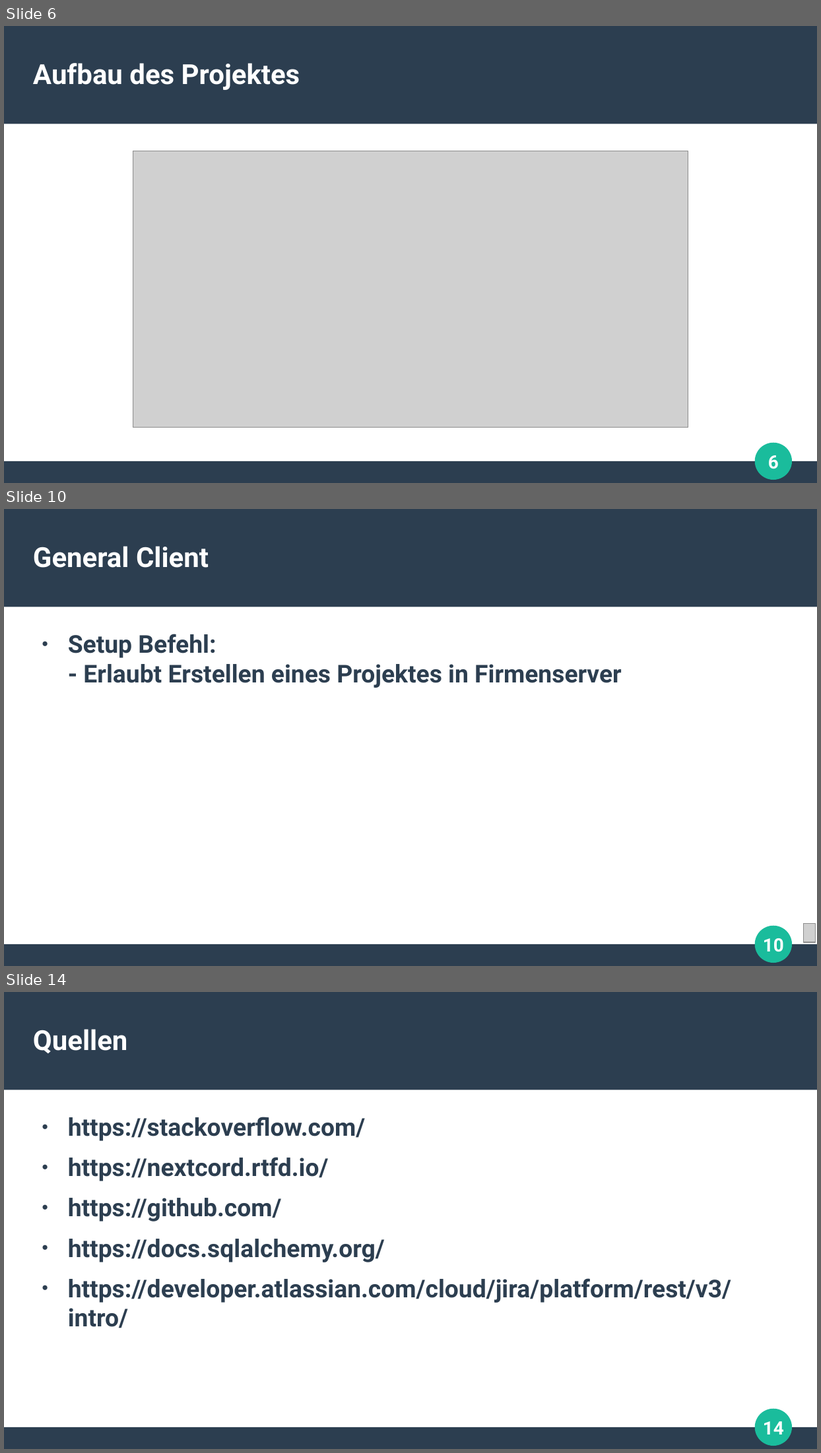
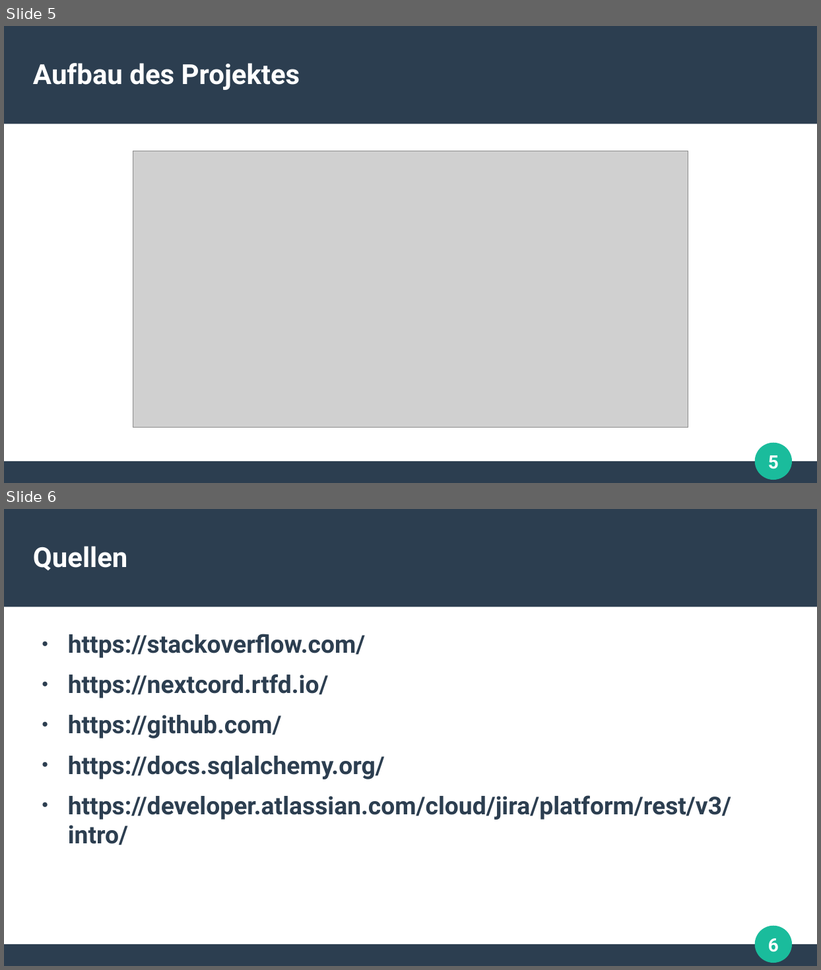
Before and after one commit to ARez2/Cordic, a slide deck: docs/Präsi_SRZ_Preis.odp. Shown one above the other, each under a label of ours: slides 6, 10 and 14 before the commit, slides 5 and 6 after it; the slides between them are not shown. The pictures are 821x1453 and 821x970 pixels, drawn with LibreOffice and Linux fonts; fonts in the diff are those of the drawing; grey boxes stand for pictures. Boxes give left, top, right and bottom in pixels: in the first picture for what was removed or moved away, otherwise in the second. Text is boxed around its words. In the diff, an @@ line names an element or a change of style, - is before the commit and + after.

```diff
--- a/docs/Präsi_SRZ_Preis.odp
+++ b/docs/Präsi_SRZ_Preis.odp
@@ slide 10 removed at (4, 509, 817, 966), background #FFFFFF; not listed: 4 template elements that a slide beside it also shows @@
@@ title removed at (33, 546, 209, 568) @@
-General Client
@@ text removed at (68, 634, 622, 688) @@
-● Setup Befehl:
-  - Erlaubt Erstellen eines Projektes in Firmenserver
@@ picture removed at (804, 923, 816, 943) @@
@@ what was slide 6 is now slide 5 @@
@@ page number at (768, 456, 779, 470): text changed @@
-6
+5
@@ what was slide 14 is now slide 6 @@
@@ page number at (768, 939, 779, 953): text changed @@
-14
+6
```
Also in this commit, not shown: 7 other slides removed.
